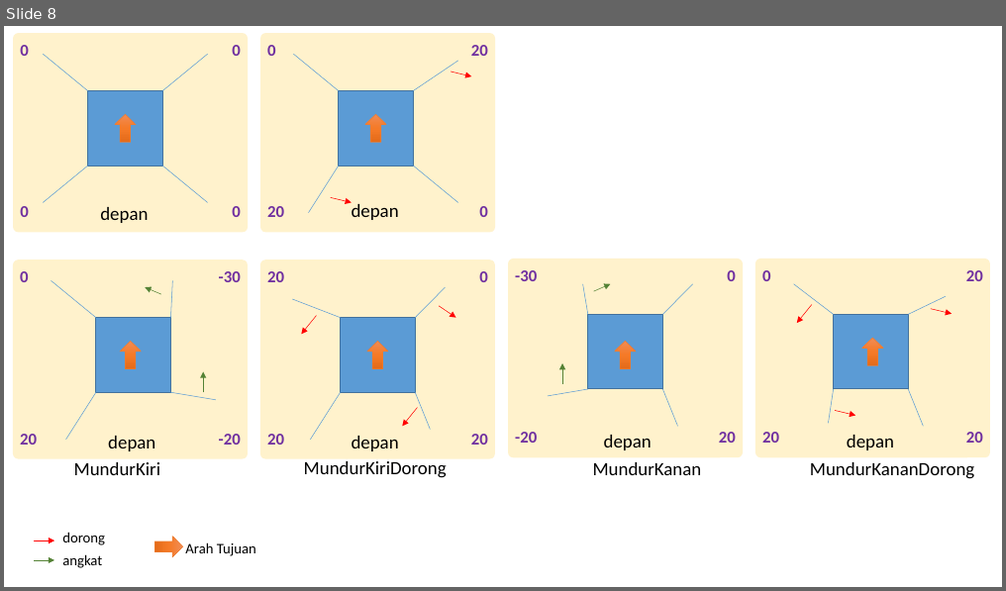
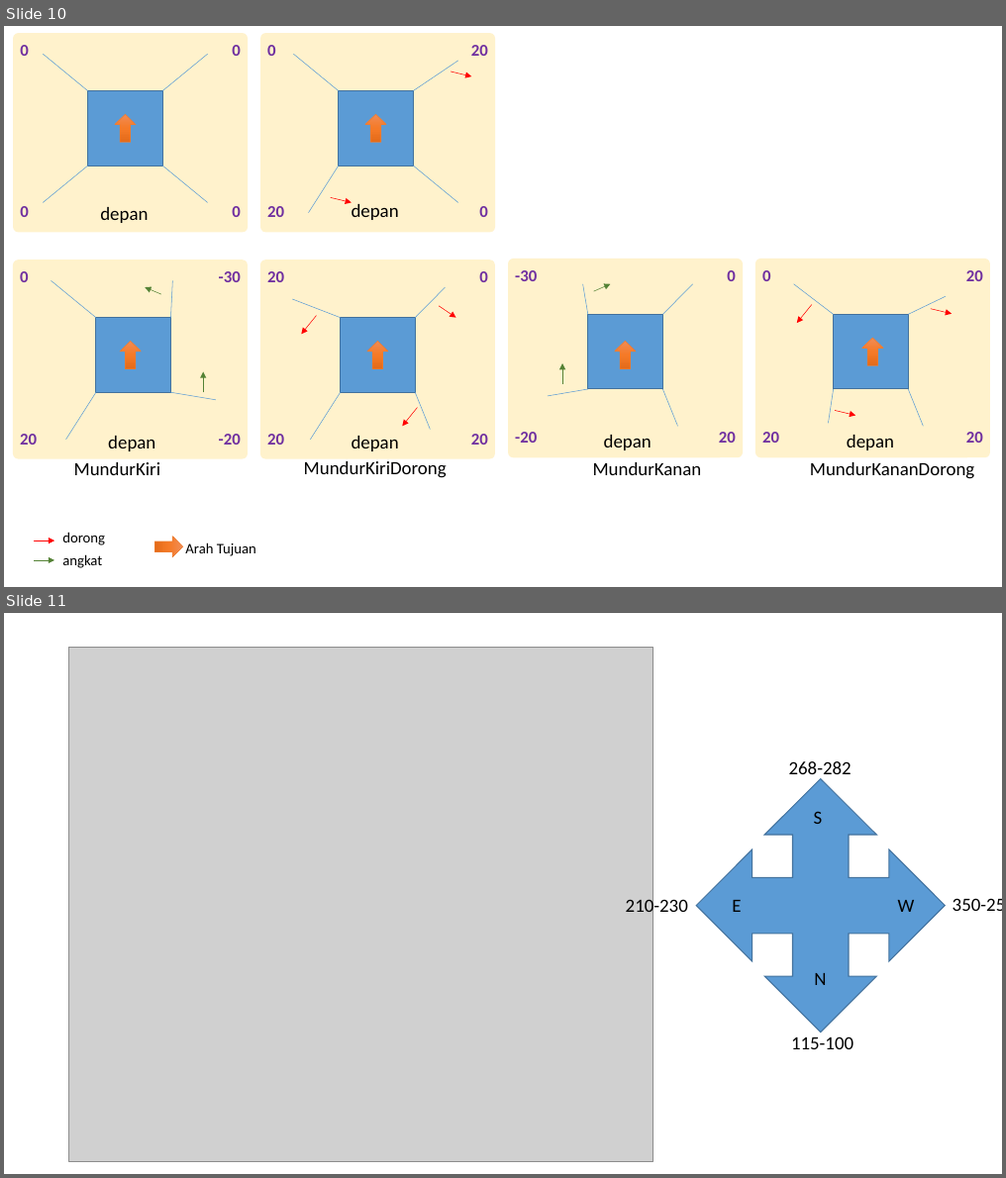
Before and after one commit to teknikelektromdp/krsri2022, a slide deck: posisi kaki.pptx. Shown one above the other, each under a label of ours: slide 8 before the commit, slides 10 and 11 after it. The pictures are 1006x591 and 1006x1178 pixels, drawn with LibreOffice and Linux fonts; fonts in the diff are those of the drawing; grey boxes stand for pictures. Boxes give left, top, right and bottom in pixels: in the first picture for what was removed or moved away, otherwise in the second. Text is boxed around its words. In the diff, an @@ line names an element or a change of style, - is before the commit and + after.

```diff
--- a/posisi kaki.pptx
+++ b/posisi kaki.pptx
@@ slide 11 added at <box>4,613,1002,1174</box>, background #FFFFFF @@
@@ picture added at <box>68,648,652,1161</box> @@
@@ group added at <box>626,761,1002,1050</box>: 8 texts, 1 quad arrow @@
+210-230
+268-282
+115-100
+350-25
+N
+S
+W
+E
@@ what was slide 8 is now slide 10 @@
```
Also in this commit, not shown: 2 other slides added, 13 other files.
